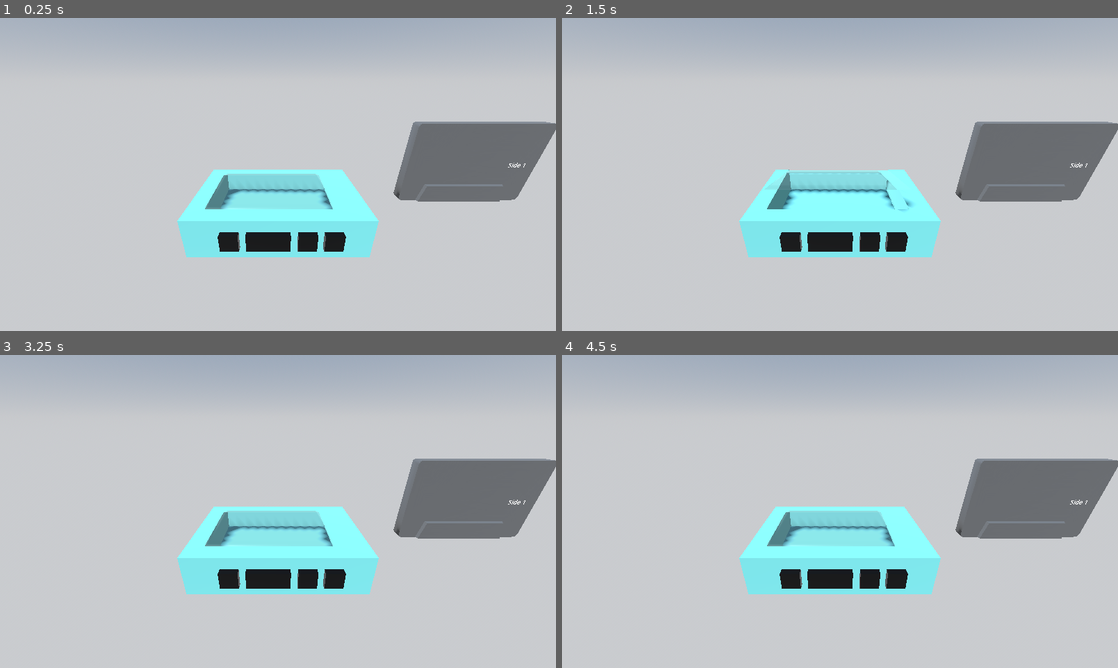
Above: before the commit, frames 1-4 (two rows, left to right).
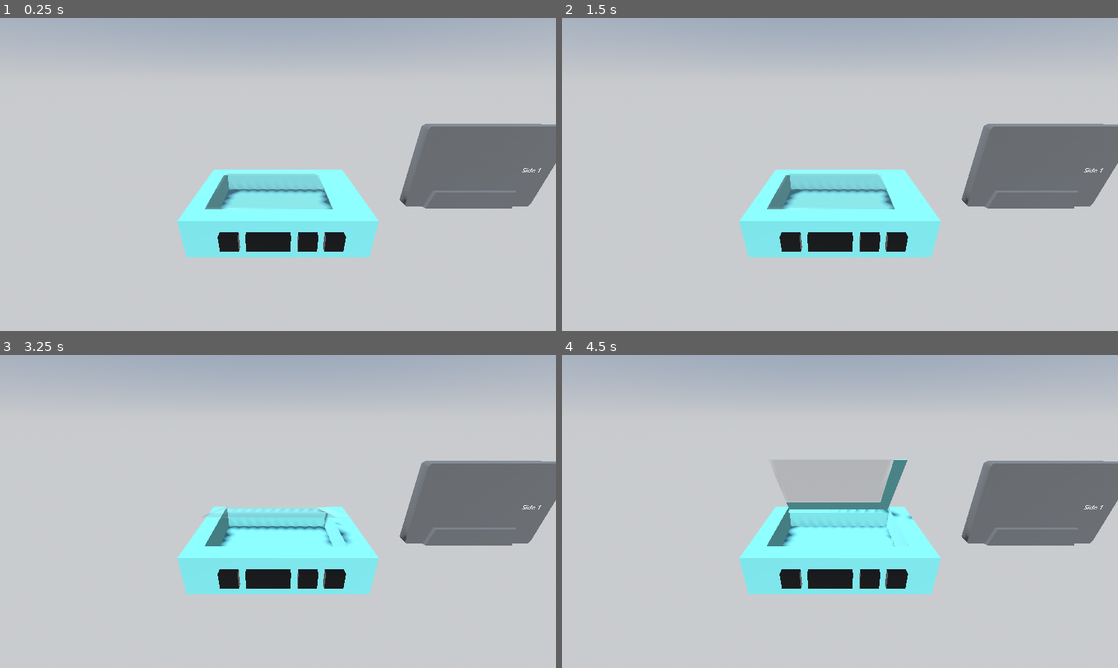
Above: after the commit, the same moments.

Repository: LyciaStenson/CompactCassette
Game: Godot game, scene res://Scenes/Main.tscn
The game is run twice, just before and just after one commit, with the same random seed, the same clock (stepped at 60 frames per second) and the same inputs. Sound files missing from this copy of the repository are replaced by a short silence.
Inputs (mouse positions are in pixels of both pictures, inside the frame that each line leads up to):
- Up to frame 1 (0.25 s): no input
- Up to frame 2 (1.5 s): tap Enter at 0.5 s; move the mouse to (962, 158) at 0.52 s; click (962, 158) at 0.6 s; right-click (962, 158) at 0.8 s; tap Space at 1.25 s; move the mouse to (812, 174) at 1.27 s; right-click (812, 174) at 1.35 s
- Up to frame 3 (3.25 s): click (250, 511) at 1.55 s; move the mouse to (289, 505) at 2.02 s; click (289, 505) at 2.1 s; right-click (289, 505) at 2.3 s; move the mouse to (272, 517) at 2.77 s; right-click (272, 517) at 2.85 s; click (272, 517) at 3.05 s
- Up to frame 4 (4.5 s): move the mouse to (878, 514) at 3.52 s; hold Mouse wheel up (ZoomIn) 3.53-4.28 s; click (878, 514) at 3.67 s; right-click (878, 514) at 3.8 s; tap Enter at 4.25 s; move the mouse to (795, 508) at 4.27 s; tap Mouse wheel down (ZoomOut) at 4.35 s

The runs differ from the first frame. In frame 1, 2.0% of the frame differs, in the area x 70-100%, y 33-61%; in frame 2, 2.4%; in frame 3, 2.5%; in frame 4, 3.3%, in the area x 36-100%, y 33-62%.

Commit message:
Progress

Diff:
--- a/Scenes/CassettePlayer.tscn
+++ b/Scenes/CassettePlayer.tscn
@@ -13,7 +13,7 @@
 size = Vector3(1.32, 0.84, 0.32)
 
 [sub_resource type="BoxShape3D" id="BoxShape3D_u2k1t"]
-size = Vector3(1.35, 0.9, 0.35)
+size = Vector3(1.02, 0.71, 0.05)
 
 [sub_resource type="BoxShape3D" id="BoxShape3D_cxelf"]
 size = Vector3(0.145, 0.06, 0.145)
@@ -305,6 +305,23 @@
 }]
 blend_shape_mode = 0
 shadow_mesh = SubResource("ArrayMesh_7wij7")
+
+[sub_resource type="Animation" id="Animation_mw33l"]
+resource_name = "FastForwardButton"
+length = 0.35
+step = 0.05
+tracks/0/type = "value"
+tracks/0/imported = false
+tracks/0/enabled = true
+tracks/0/path = NodePath("Model/FastForwardButton:position")
+tracks/0/interp = 1
+tracks/0/loop_wrap = true
+tracks/0/keys = {
+"times": PackedFloat32Array(0, 0.35),
+"transitions": PackedFloat32Array(1, 1),
+"update": 0,
+"values": [Vector3(-0.1, 0, 0), Vector3(-0.1, -0.06, 0)]
+}
 
 [sub_resource type="Animation" id="Animation_r6q8c"]
 resource_name = "OpenDoor"
@@ -404,23 +421,6 @@
 "values": [Vector3(-0.1, 0, 0), Vector3(-0.1, -0.06, 0)]
 }
 
-[sub_resource type="Animation" id="Animation_mw33l"]
-resource_name = "FastForwardButton"
-length = 0.35
-step = 0.05
-tracks/0/type = "value"
-tracks/0/imported = false
-tracks/0/enabled = true
-tracks/0/path = NodePath("Model/FastForwardButton:position")
-tracks/0/interp = 1
-tracks/0/loop_wrap = true
-tracks/0/keys = {
-"times": PackedFloat32Array(0, 0.35),
-"transitions": PackedFloat32Array(1, 1),
-"update": 0,
-"values": [Vector3(-0.1, 0, 0), Vector3(-0.1, -0.06, 0)]
-}
-
 [sub_resource type="Animation" id="Animation_rviee"]
 resource_name = "StopButton"
 length = 0.5
@@ -454,6 +454,7 @@
 shape = SubResource("BoxShape3D_akpef")
 
 [node name="TapeOverlapArea" type="Area3D" parent="."]
+transform = Transform3D(1, 0, 0, 0, 1, 0, 0, 0, 1, 0.016, -0.065, 0.144)
 
 [node name="CollisionShape" type="CollisionShape3D" parent="TapeOverlapArea"]
 shape = SubResource("BoxShape3D_u2k1t")
--- a/Scenes/CassetteTape.tscn
+++ b/Scenes/CassetteTape.tscn
@@ -39,7 +39,7 @@
 blend_shape_mode = 0
 shadow_mesh = SubResource("ArrayMesh_bpkmk")
 
-[node name="CassetteTape" type="CharacterBody3D" groups=["Grabbable"]]
+[node name="SynthCassetteTape" type="CharacterBody3D" groups=["Grabbable"]]
 motion_mode = 1
 script = ExtResource("1_0adaw")
 track_1 = ExtResource("2_2mj41")
--- a/Scenes/Main.tscn
+++ b/Scenes/Main.tscn
@@ -24,7 +24,7 @@
 transform = Transform3D(-1, 8.74228e-08, 3.82137e-15, 0, -4.37114e-08, 1, 8.74228e-08, 1, 4.37114e-08, 0, 0, 0)
 
 [node name="CassetteTape" parent="." instance=ExtResource("2_unspv")]
-transform = Transform3D(1, 0, 0, 0, 1, 0, 0, 0, 1, 1.5, 0.4, 0)
+transform = Transform3D(1, 0, 0, 0, 1, 0, 0, 0, 1, 1.5, 0.4, 0.1)
 
 [node name="DraggablesBlocker" type="StaticBody3D" parent="."]
 transform = Transform3D(1, 0, 0, 0, 1, 0, 0, 0, 1, 0, 0, 1)
--- a/Scripts/CassettePlayer.gd
+++ b/Scripts/CassettePlayer.gd
@@ -82,14 +82,15 @@
 	return !button_unpressed && !door_open
 
 func on_stop_pressed():
+	tape_audio_player.stop()
+	hiss_audio_player.stop()
 	stop_button_animation_player.play("StopButton")
 	if tape && play_pressed:
 		tape.playback_position = tape_audio_player.get_playback_position()
 	if unpress_buttons():
 		door_open = true
+		await get_tree().create_timer(0.1).timeout
 		door_animation_player.play("OpenDoor")
-	tape_audio_player.stop()
-	hiss_audio_player.stop()
 
 func on_play_pressed():
 	if !play_pressed:
@@ -98,7 +99,7 @@
 		play_pressed = true
 		await get_tree().create_timer(0.3).timeout
 		hiss_audio_player.play()
-		await get_tree().create_timer(0.05).timeout
+		await get_tree().create_timer(0.1).timeout
 		if !tape_audio_player.playing && tape:
 			tape_audio_player.stream = tape.track_1
 			tape_audio_player.play(tape.playback_position)
--- a/Scripts/Player.gd
+++ b/Scripts/Player.gd
@@ -15,7 +15,7 @@
 				Input.mouse_mode = Input.MOUSE_MODE_VISIBLE
 				Input.warp_mouse(unproject_position(grabbed.global_position))
 			grabbed = null
-	if event.is_action("Drag") or event.is_action("Rotate"):
+	if event.is_action("Drag"):
 		if event.is_pressed():
 			try_grab = true
 		else:
--- a/project.godot
+++ b/project.godot
@@ -27,11 +27,6 @@
 "events": [Object(InputEventMouseButton,"resource_local_to_scene":false,"resource_name":"","device":-1,"window_id":0,"a …(256 unchanged characters)…
 ]
 }
-Rotate={
-"deadzone": 0.5,
-"events": [Object(InputEventMouseButton,"resource_local_to_scene":false,"resource_name":"","device":-1,"window_id":0,"alt_pressed":false,"shift_pressed":false,"ctrl_pressed":false,"meta_pressed":false,"button_mask":2,"position":Vector2(61, 20),"global_position":Vector2(65, 54),"factor":1.0,"button_index":2,"canceled":false,"pressed":true,"double_click":false,"script":null)
-]
-}
 ZoomIn={
 "deadzone": 0.5,
 "events": [Object(InputEventMouseButton,"resource_local_to_scene":false,"resource_name":"","device":-1,"window_id":0,"a …(253 unchanged characters)…
Not shown, changed: Documents/CT6015_s4103944_DesignDocument.odt
